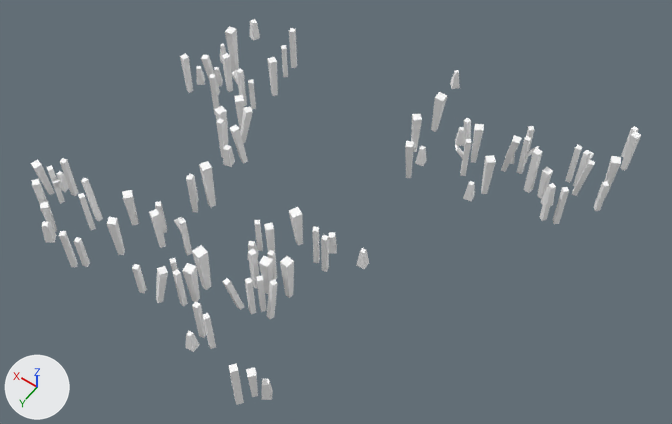
Renders of the glTF model assets/synty/simple_fantasy/models/SF_Env_Swamp_Preset_07.glb from each side of a commit.
Before and after are seen from a 50 mm camera at (-0.138, 0.186, 0.287) aimed at (-0.009, 0.006, 0.004). Lighting does not change. The marker at lower left points along +X, +Y and +Z.

In view in the first picture: 'SF_Env_Swamp_Preset_07'.
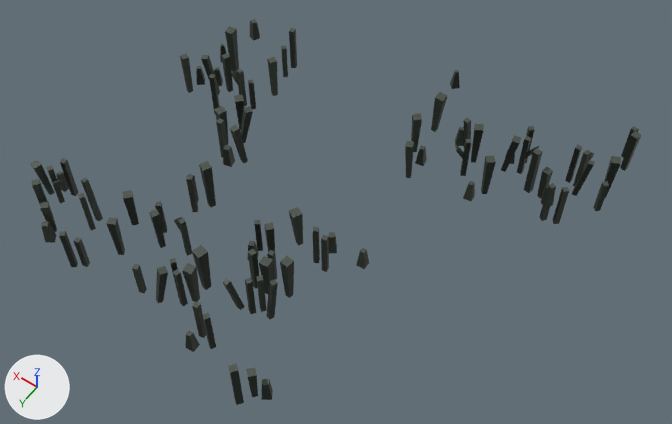
Pixel boxes (x1, y1, x2, y2) of what changed, in the pictures (672 x 424 px):
'SF_Env_Swamp_Preset_07', surface changed (grey to black): (30, 19, 641, 405) in both

Patch to the scene script:
```diff
--- a/assets/synty/simple_fantasy/models/SF_Env_Swamp_Preset_07.glb.py
+++ b/assets/synty/simple_fantasy/models/SF_Env_Swamp_Preset_07.glb.py
@@ img_undead_footman_01 @@
+img_undead_footman_01 = load_image('Undead_Footman_01', '_unpacked/Undead_Footman_01', 512, 512, 'sRGB')
@@ mat_lambert1 @@
 mat_lambert1 = principled_material('lambert1')
-mat_lambert1.base_color = (1.0, 1.0, 1.0)  # white #ffffff
+mat_lambert1.texture = img_undead_footman_01
 mat_lambert1.roughness = 0.553
```
